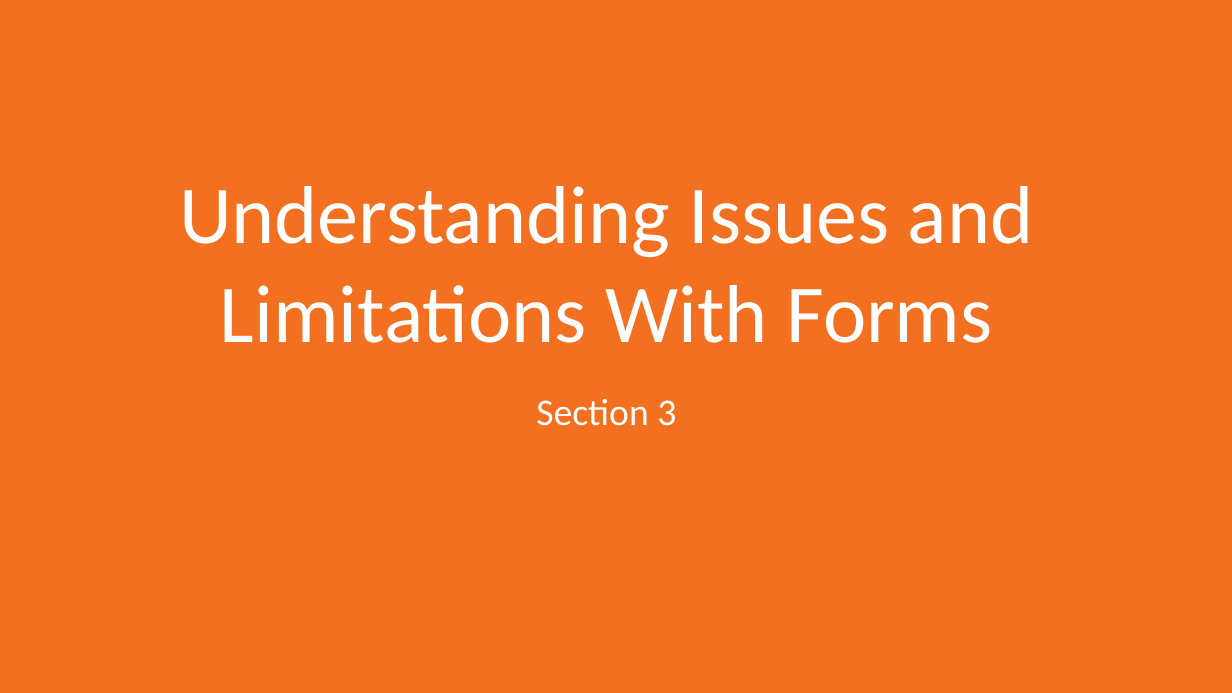
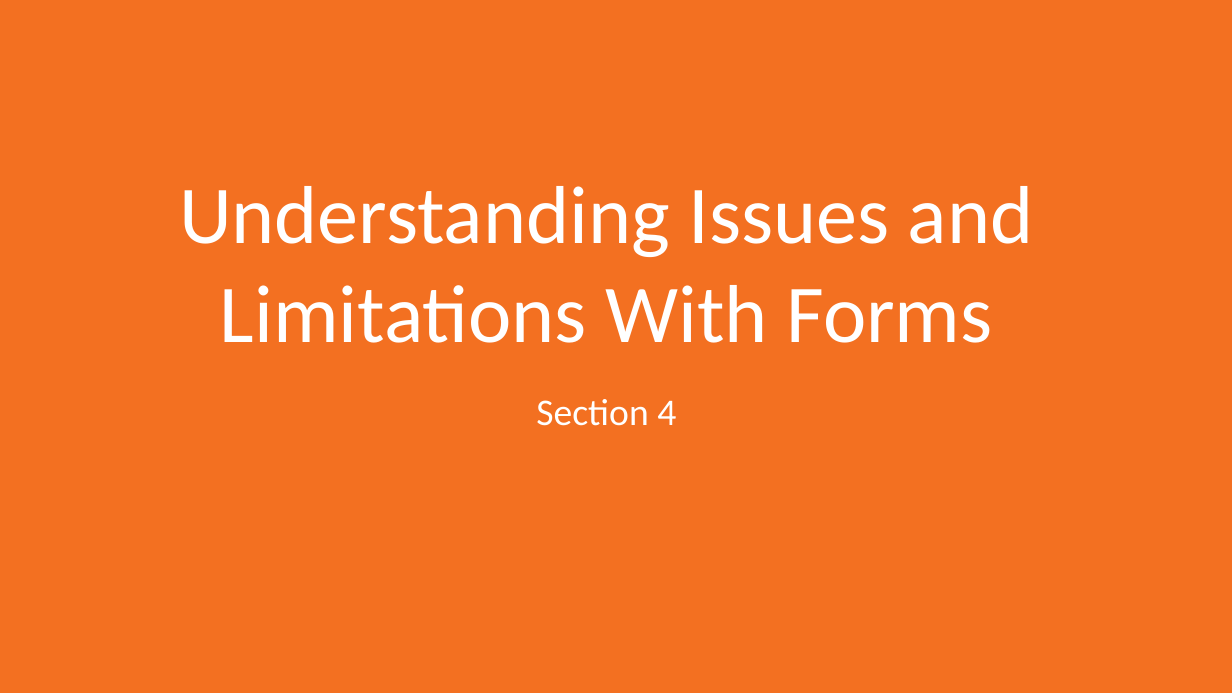
Before and after one commit to PacktPublishing/Troubleshooting-Vue.js, a slide deck: slide 1 of Section 4/Video 4.1/4.1.ppt. Drawn at 1232x693 pixels with LibreOffice and Linux fonts; fonts in the diff are those of the drawing. Boxes give left, top, right and bottom in pixels: in the first picture for what was removed or moved away, otherwise in the second. Text is boxed around its words. In the diff, an @@ line names an element or a change of style, - is before the commit and + after.

```diff
--- a/Section 4/Video 4.1/4.1.ppt
+++ b/Section 4/Video 4.1/4.1.ppt
@@ subtitle at [536, 399, 676, 426]: text changed @@
-Section 3
+Section 4
```
Also in this commit, not shown: 1 slide added, 1 slide removed, 3 other files.
